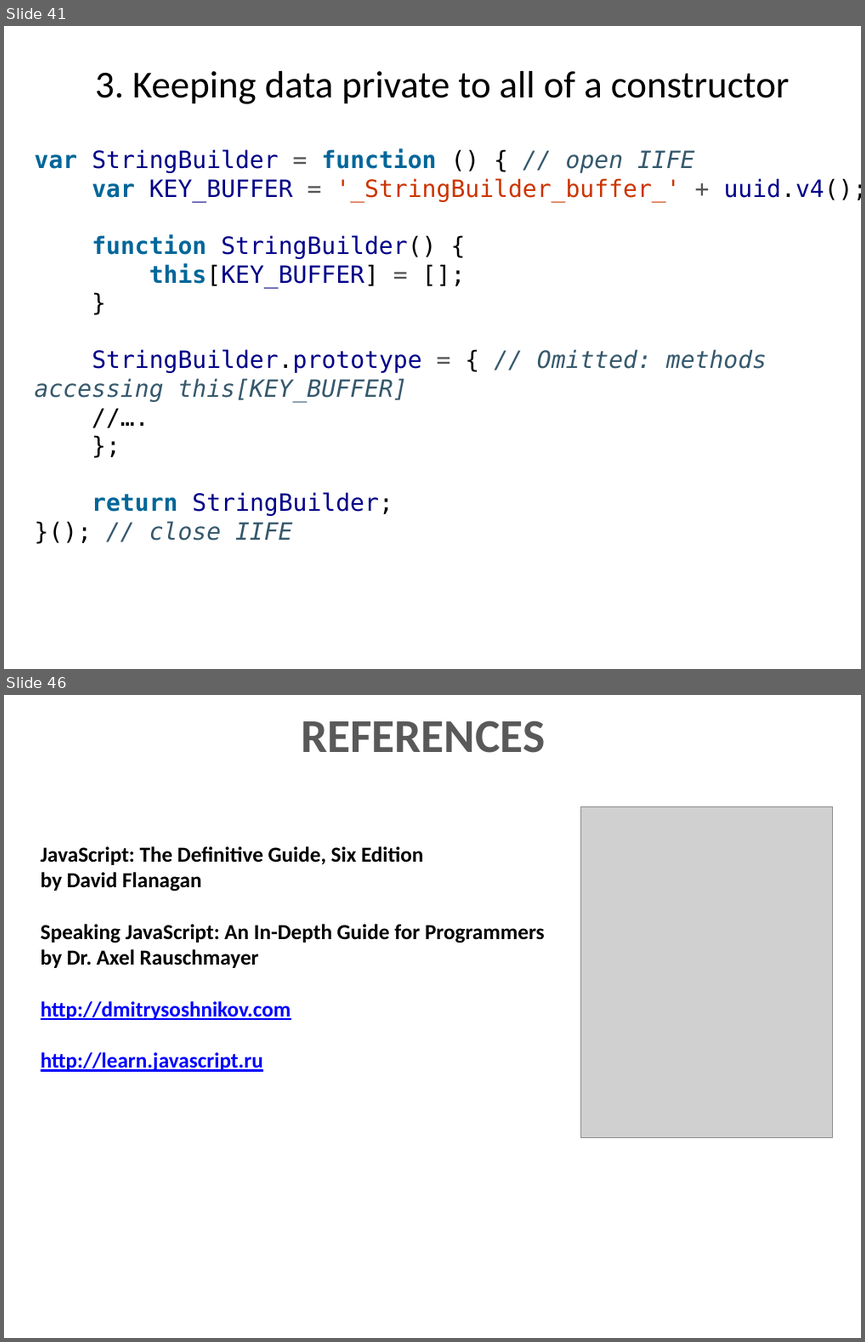
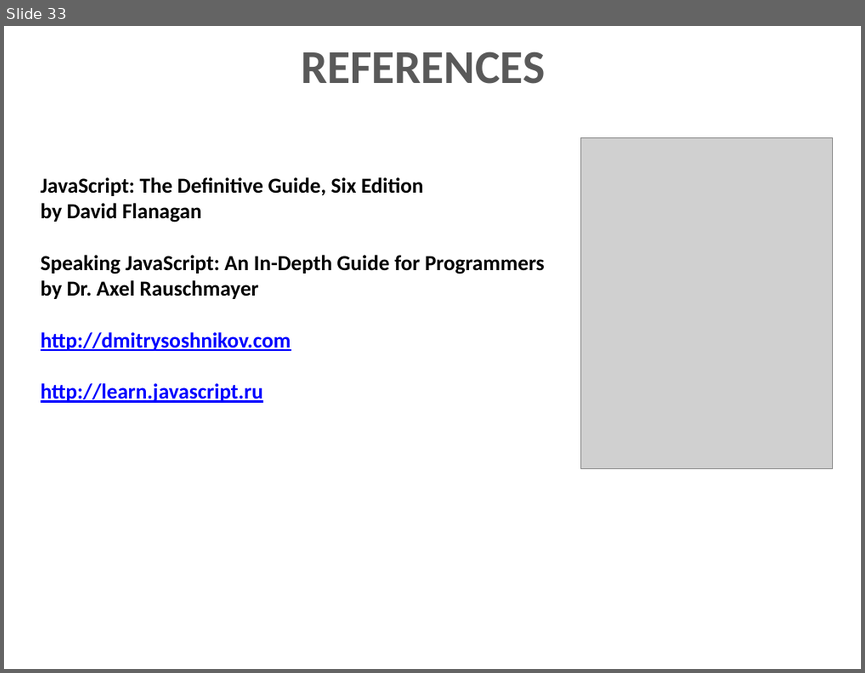
Before and after one commit to dzmitry-varabei/front-end-course, a slide deck: lecture-3-recap-scope/scope.pptx. Shown one above the other, each under a label of ours: slides 41 and 46 before the commit, slide 33 after it; the slides between them are not shown. The pictures are 865x1342 and 865x673 pixels, drawn with LibreOffice and Linux fonts; fonts in the diff are those of the drawing; grey boxes stand for pictures. Boxes give left, top, right and bottom in pixels: in the first picture for what was removed or moved away, otherwise in the second. Text is boxed around its words. In the diff, an @@ line names an element or a change of style, - is before the commit and + after.

```diff
--- a/lecture-3-recap-scope/scope.pptx
+++ b/lecture-3-recap-scope/scope.pptx
@@ slide 41 removed at (4, 26, 861, 669), background #FFFFFF @@
@@ title removed at (95, 71, 789, 104) @@
-3. Keeping data private to all of a constructor
@@ text removed at (35, 149, 861, 540) @@
-var StringBuilder = function () { // open IIFE
-var KEY_BUFFER = '_StringBuilder_buffer_' + uuid.v4();
-function StringBuilder() {
-this[KEY_BUFFER] = [];
-}
-StringBuilder.prototype = { // Omitted: methods accessing this[KEY_BUFFER]
-//….
-};
-return StringBuilder;
-}(); // close IIFE
@@ what was slide 46 is now slide 33 @@
```
Also in this commit, not shown: 4 slides added, 16 other slides removed, 2 other files.
